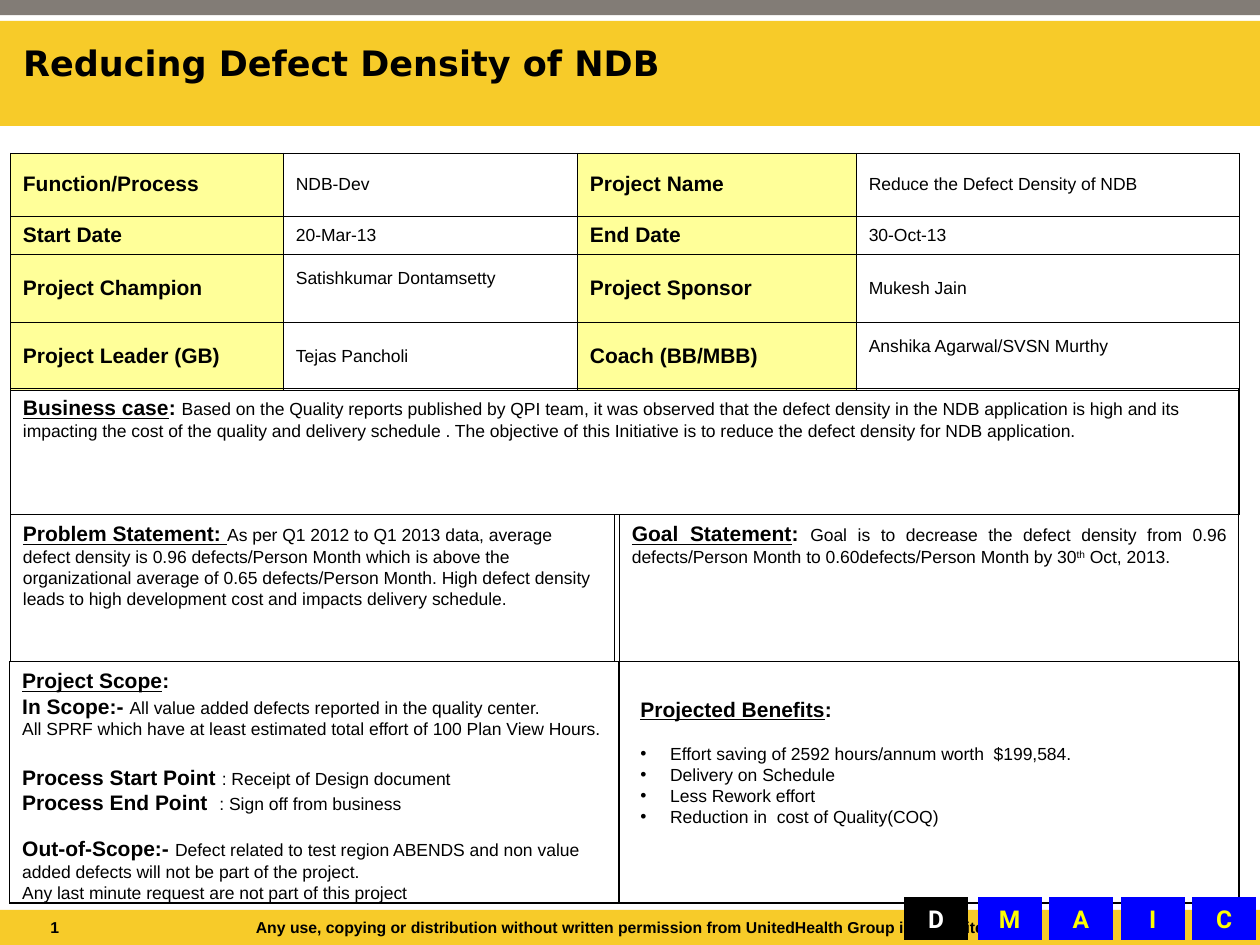
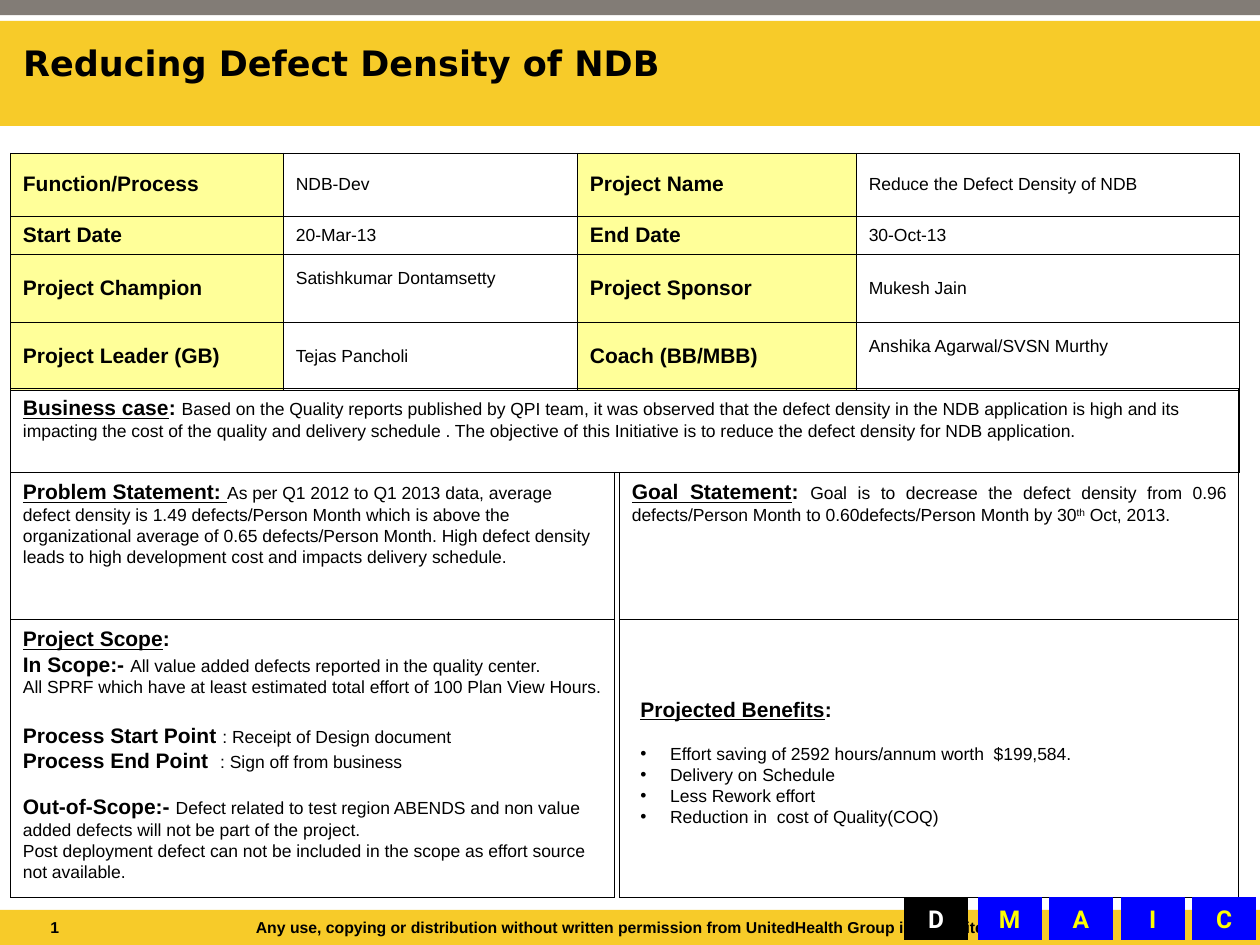
Before and after one commit to tp70227/GBDocs, a slide deck: slide 1 of Final update - DD GB.ppt. Drawn at 1260x945 pixels with LibreOffice and Linux fonts; fonts in the diff are those of the drawing; background and template pictures are left out. Boxes give left, top, right and bottom in pixels: in the first picture for what was removed or moved away, otherwise in the second. Text is boxed around its words. In the diff, an @@ line names an element or a change of style, - is before the commit and + after.

```diff
--- a/Final update - DD GB.ppt
+++ b/Final update - DD GB.ppt
@@ rectangle "Business case: Based on the ...": place and size @@
-rectangle "Business case: Based on the ..." at (10, 388, 1239, 514)
+rectangle "Business case: Based on the ..." at (10, 388, 1239, 472)
@@ rectangle "Problem Statement: As per Q1 ...": place and size @@
-rectangle "Problem Statement: As per Q1 ..." at (10, 514, 614, 662)
+rectangle "Problem Statement: As per Q1 ..." at (10, 472, 614, 620)
@@ rectangle "Goal Statement: Goal is to ...": place and size @@
-rectangle "Goal Statement: Goal is to ..." at (620, 514, 1239, 662)
+rectangle "Goal Statement: Goal is to ..." at (620, 472, 1239, 620)
@@ text in rectangle at (23, 483, 590, 567): text changed @@
-Problem Statement: As per Q1 2012 to Q1 2013 data, average defect density is 0.96 defects/Person Month which is above the organizational average of 0.65 defects/Person Month. High defect density leads to high development cost and impacts delivery schedule.
+Problem Statement: As per Q1 2012 to Q1 2013 data, average defect density is 1.49 defects/Person Month which is above the organizational average of 0.65 defects/Person Month. High defect density leads to high development cost and impacts delivery schedule.
@@ rectangle "Project Scope:": place and size @@
-rectangle "Project Scope:" at (10, 662, 619, 903)
+rectangle "Project Scope:" at (10, 620, 614, 898)
@@ rectangle: place and size @@
-rectangle at (620, 662, 1240, 903)
+rectangle at (620, 620, 1239, 898)
@@ text in rectangle at (23, 844, 585, 878): text changed @@
-Any last minute request are not part of this project
+Post deployment defect can not be included in the scope as effort source not available.
```
Also in this commit, not shown: 1 other slide changed, 2 slides added, 8 other files.
